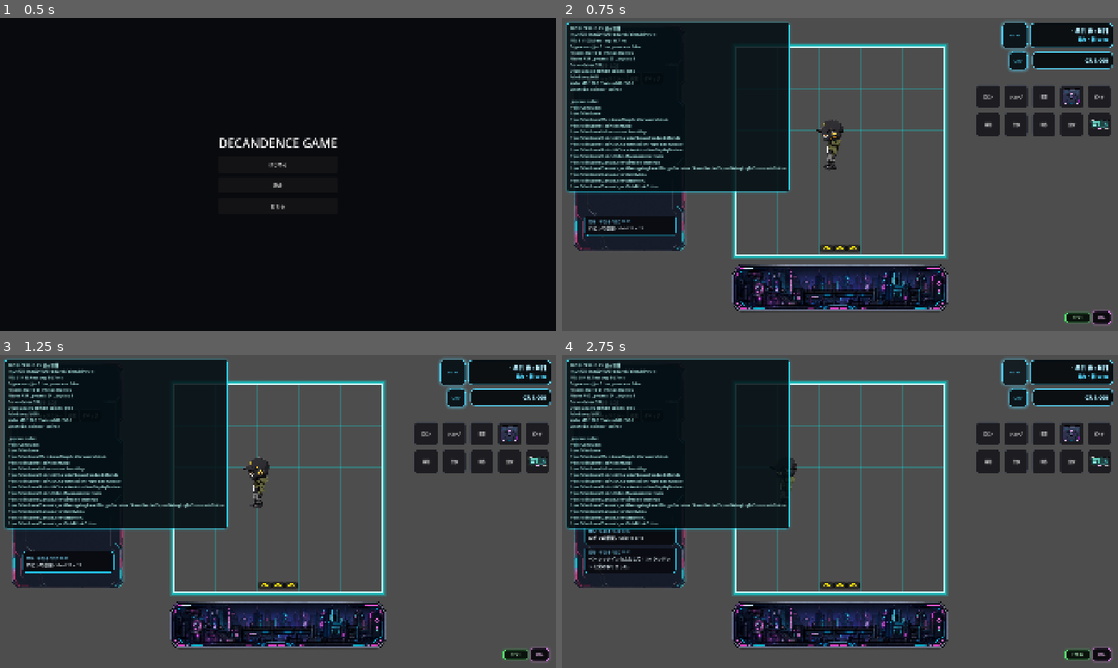
Above: before the commit, frames 1-4 (two rows, left to right).
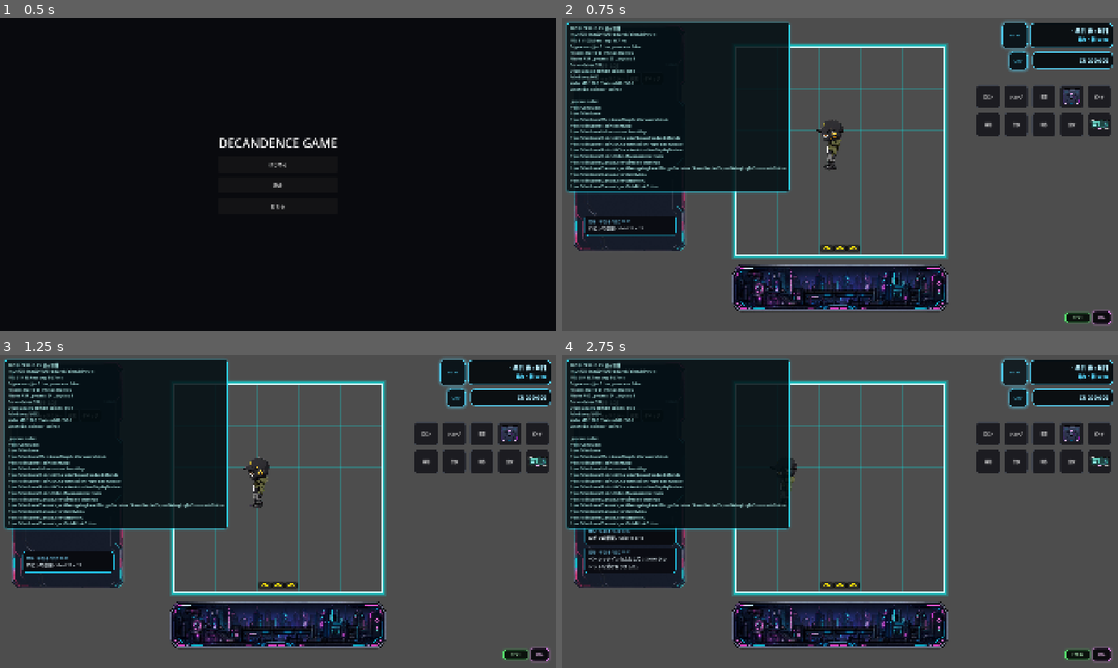
Above: after the commit, the same moments.

Repository: grimoire1089-coder/optimistic
Game: Godot game, scene res://Scenes/Boot/TitleScene.tscn
Two runs of this game, one before a commit and one after it. Both use one fixed random seed, a clock stepped at 60 frames per second and the inputs below. Sound files missing from this copy of the repository are replaced by a short silence.
Inputs:
- Up to frame 1 (0.5 s): no input
- Up to frame 2 (0.75 s): click "はじめる" at 0.5 s
- Up to frame 3 (1.25 s): no input
- Up to frame 4 (2.75 s): click "BGM" at 1.25 s; click "OFF" at 2 s

Frame 1 is identical in both runs. In frame 2, less than 0.1% of the frame differs, in the area x 6-99%, y 12-20%; in frame 3, less than 0.1%; in frame 4, 0.2%, in the area x 4-99%, y 12-69%.

Commit message:
Raise basic income amount

Diff:
--- a/Scripts/Systems/Currency/BasicIncomeSystem.gd
+++ b/Scripts/Systems/Currency/BasicIncomeSystem.gd
@@ -4,7 +4,7 @@
 signal basic_income_received(amount: int, period_index: int, season_id: String, season_day: int)
 
 const SAVE_KEY_LAST_PAID_PERIOD := "basic_income_last_paid_period"
-const DEFAULT_INCOME_AMOUNT := 1000
+const DEFAULT_INCOME_AMOUNT := 200000
 
 @export var income_amount: int = DEFAULT_INCOME_AMOUNT
 @export var income_reason: String = "basic_income"
